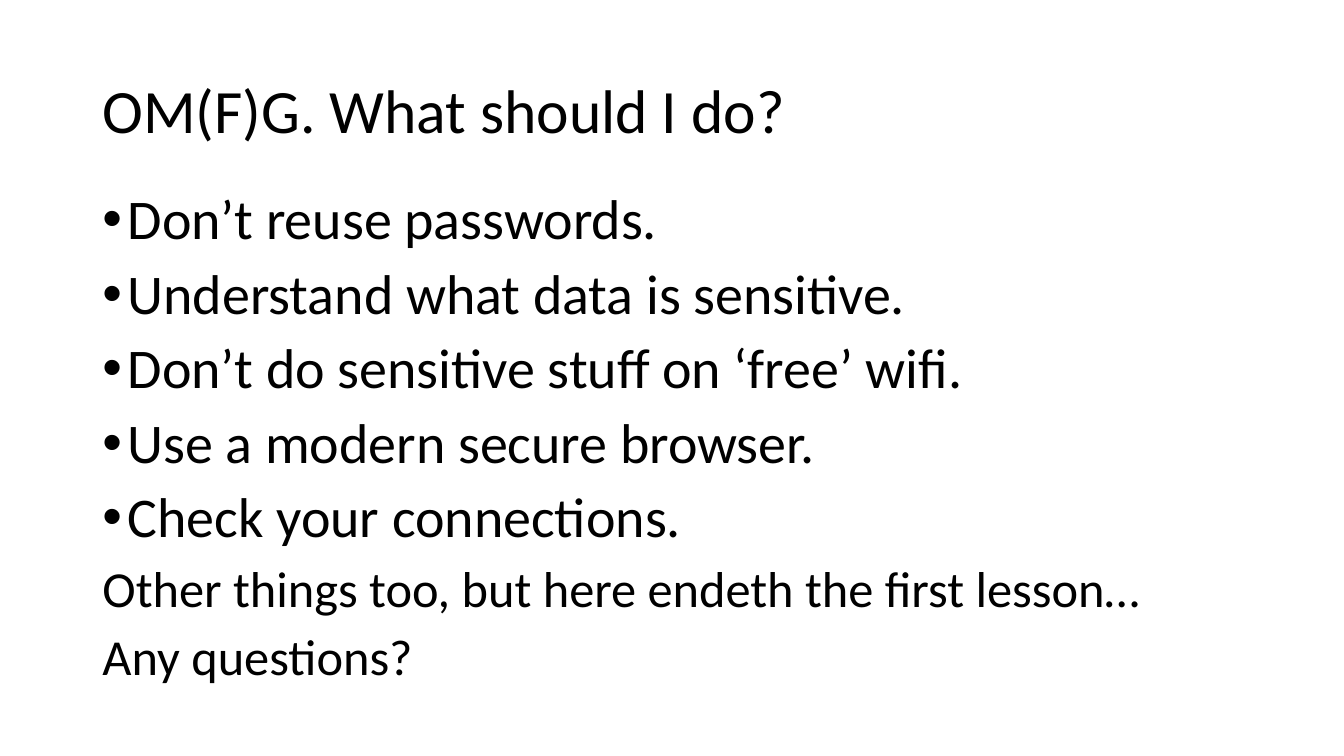
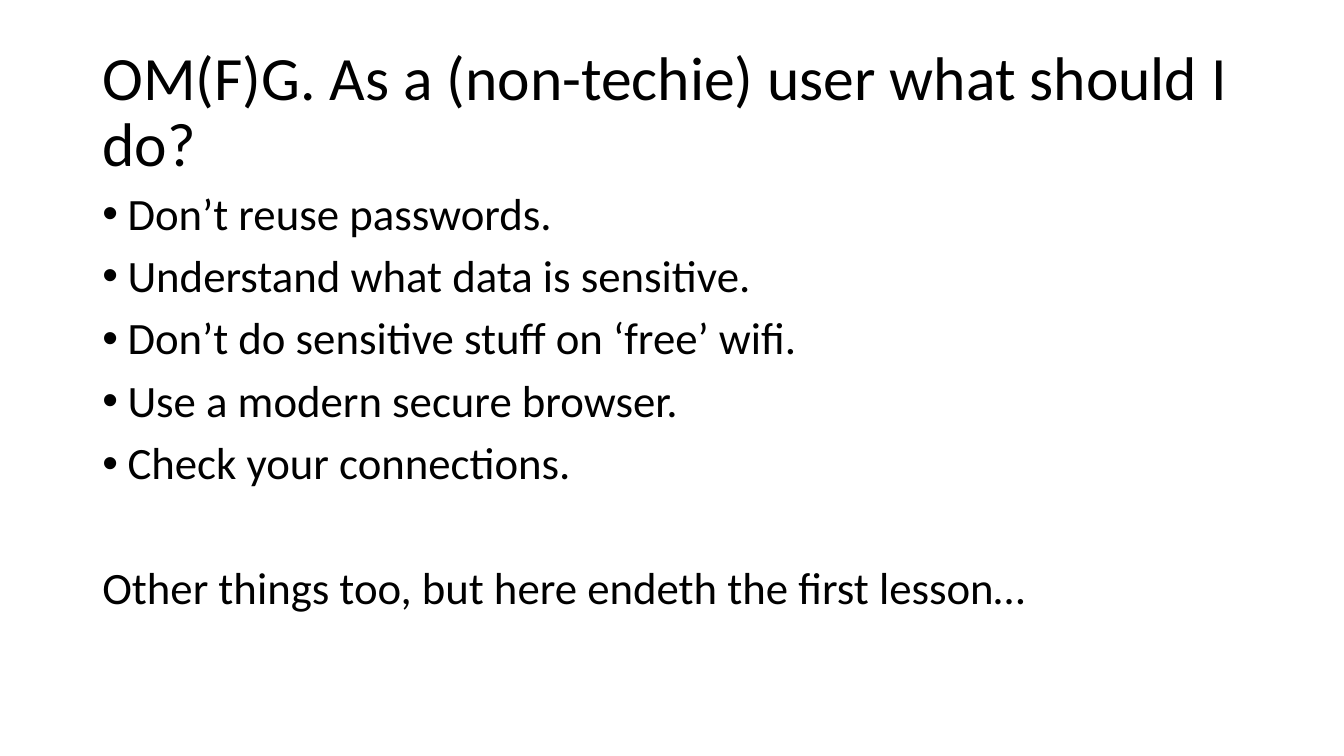
Before and after one commit to robinsillem/SecurityTraining, a slide deck: slide 7 of Attacks/Session hijacking via MITM.pptx (slide 8 before the commit). Drawn at 1344x756 pixels with LibreOffice and Linux fonts; fonts in the diff are those of the drawing. Boxes give left, top, right and bottom in pixels: in the first picture for what was removed or moved away, otherwise in the second. Text is boxed around its words. In the diff, an @@ line names an element or a change of style, - is before the commit and + after.

```diff
--- a/Attacks/Session hijacking via MITM.pptx
+++ b/Attacks/Session hijacking via MITM.pptx
@@ text at [102,55,1226,167]: text changed @@
-OM(F)G. What should I do?
+OM(F)G. As a (non-techie) user what should I do?
@@ text "Don’t reuse passwords." at [102,198,1025,612]: size 40 to 32 pt in "Don’t reuse passwords.", "Understand what data is sensitive.", "Don’t do sensitive stuff on ‘free’ wifi.", "Use a modern secure browser." and 1 more places; size 36 to 32 pt in "Other things too, but here endeth the ..." @@
@@ text at [102,640,412,683]: paragraph removed @@
-Any questions?
```
Also in this commit, not shown: 7 other slides changed, 3 slides added, 5 slides removed, 10 other files.
